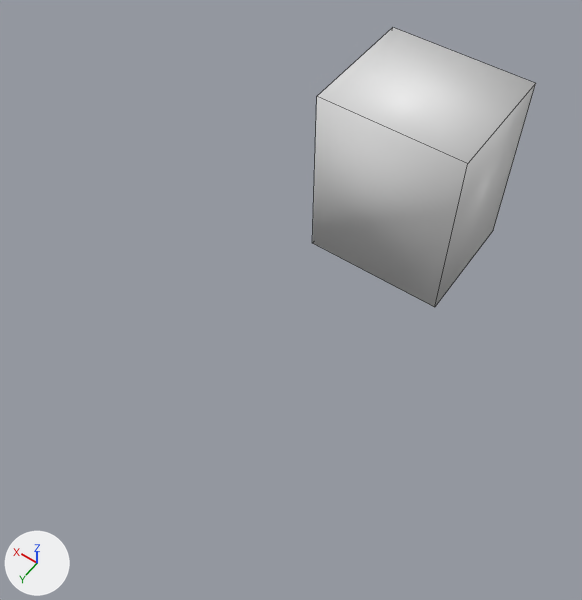
The FBX model Assets/Art/BigGuyBox.fbx: old version first, new version second.
Both versions are drawn from a camera (50 mm lens) standing at (-0.0342, 0.077, 0.0901) and looking at (0.0033, 0.0246, 0.0077). Arrows for +X, +Y and +Z are at lower left; the lights stay in place. Mesh edges are drawn as thin lines. Where no turn or scale is listed for an object, it has been applied to the vertices.

Script lines for the objects in view, before the commit:
```python
me_enemy_bigguy = bpy.data.meshes.new('Enemy_BigGuy')
me_enemy_bigguy.from_pydata(...)  # a box spanning x -1.04..1.04, y -1.04..1.04, z 0.0..2.7
ob_enemy_bigguy = bpy.data.objects.new('Enemy_BigGuy', me_enemy_bigguy)
ob_enemy_bigguy.location = (0.0, 0.0, 0.0)
ob_enemy_bigguy.scale = (0.01, 0.00867, 0.01)
```
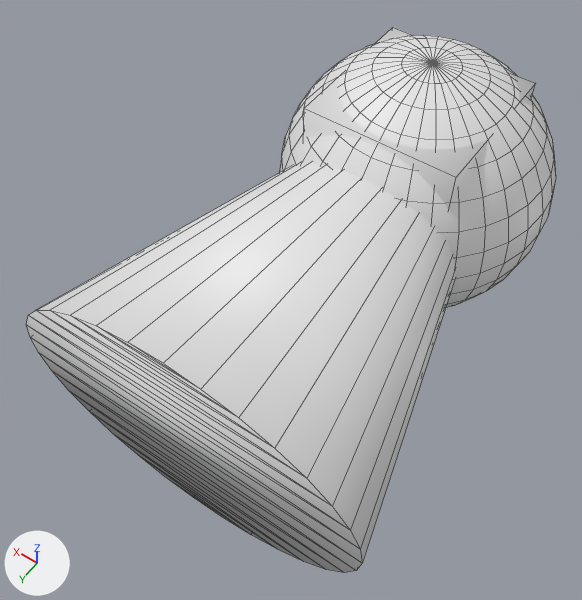
The newer file is also turned or shifted as a whole; pictures and numbers use the older file's frame.

The change, as JSON lines over the scene's bpy script:
```json
{"op": "add", "block": "me_enemy_bigguy_viewvolume", "code": ["me_enemy_bigguy_viewvolume = bpy.data.meshes.new('Enemy_BigGuy_ViewVolume')", "me_enemy_bigguy_viewvolume.from_pydata(...)  # a 32-sided cut cone along y (radius 0.01 at the low end, 0.0233 by 0.0149 at the high end) spanning x -0.0233..0.0233, y -0.0211..0.029, z -0.0149..0.0149"]}
{"op": "add", "block": "me_enemy_bigguy_soundvolume", "code": ["me_enemy_bigguy_soundvolume = bpy.data.meshes.new('Enemy_BigGuy_SoundVolume')", "me_enemy_bigguy_soundvolume.from_pydata(...)  # a UV sphere (32 segments, 16 rings, poles along z) spanning x -0.0188..0.0188, y -0.0188..0.0188, z -0.0188..0.0188"]}
{"op": "set", "path": "ob_enemy_bigguy.location", "old": "(0.0, 0.0, 0.0)", "new": "(0.0, 0.0014, 0.0)"}
{"op": "set", "path": "ob_enemy_bigguy.scale", "old": "(0.01, 0.00867, 0.01)", "new": "(0.01, 0.01, 0.01)"}
{"op": "add", "block": "ob_enemy_bigguy_viewvolume", "code": ["ob_enemy_bigguy_viewvolume = bpy.data.objects.new('Enemy_BigGuy_ViewVolume', me_enemy_bigguy_viewvolume)", "ob_enemy_bigguy_viewvolume.location = (0.0, 0.0208, 0.0118)"]}
{"op": "add", "block": "ob_enemy_bigguy_soundvolume", "code": ["ob_enemy_bigguy_soundvolume = bpy.data.objects.new('Enemy_BigGuy_SoundVolume', me_enemy_bigguy_soundvolume)", "ob_enemy_bigguy_soundvolume.location = (0.0, -0.0003, 0.012)"]}
```

What differs and where, as boxes [x1, y1, x2, y2] in the pictures (582 x 600 px):
```json
{"object": "Enemy_BigGuy_ViewVolume", "change": "added", "after": [26, 162, 456, 573]}
{"object": "Enemy_BigGuy", "change": "moved, rescaled", "before": [312, 28, 536, 307], "after": [304, 28, 536, 210]}
{"object": "Enemy_BigGuy_SoundVolume", "change": "added", "after": [279, 35, 556, 307]}
```
